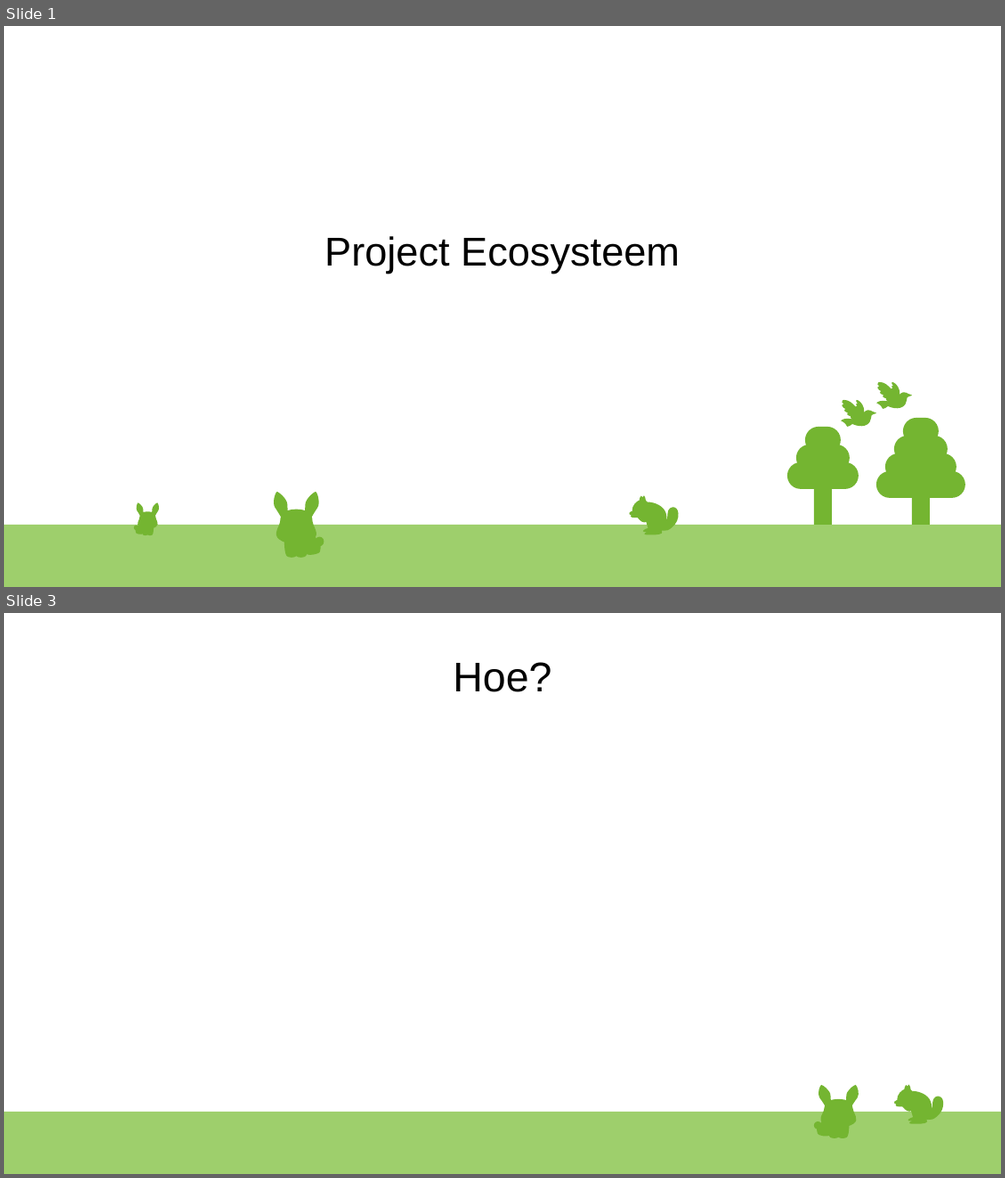
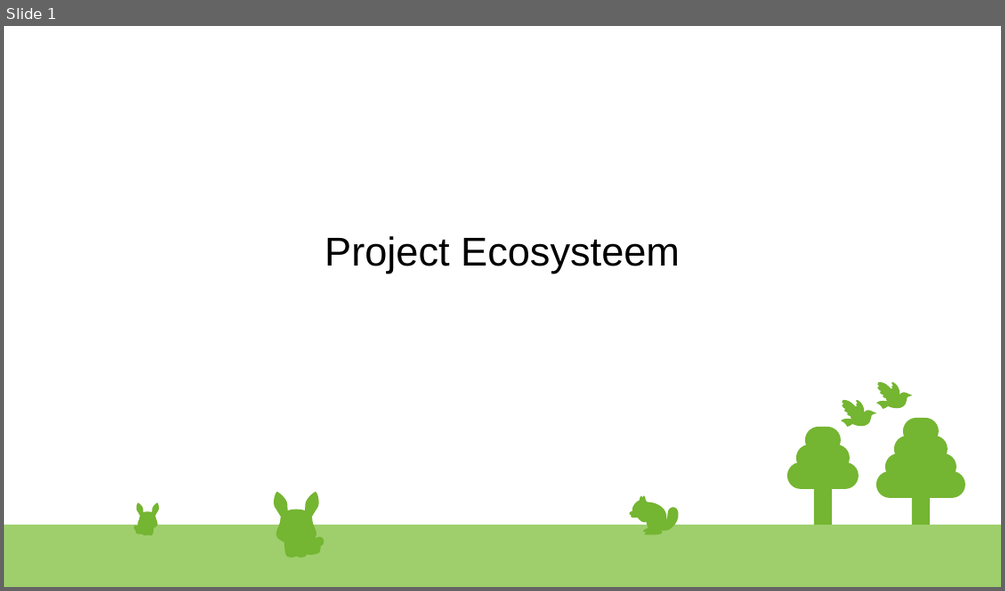
Before and after one commit to Mythicies/Mythicies, a slide deck: Dagbesteding/C++/Ecosystem/Design/Ecosystem presentatie.odp. Shown one above the other, each under a label of ours: slides 1 and 3 before the commit, slide 1 after it; the slides between them are not shown. The pictures are 1005x1178 and 1005x591 pixels, drawn with LibreOffice and Linux fonts; fonts in the diff are those of the drawing. Boxes give left, top, right and bottom in pixels: in the first picture for what was removed or moved away, otherwise in the second. Text is boxed around its words. In the diff, an @@ line names an element or a change of style, - is before the commit and + after.

```diff
--- a/Dagbesteding/C++/Ecosystem/Design/Ecosystem presentatie.odp
+++ b/Dagbesteding/C++/Ecosystem/Design/Ecosystem presentatie.odp
@@ slide 3 removed at (4,613,1001,1174), background #FFFFFF; not listed: 1 template element that a slide beside it also shows @@
@@ title removed at (453,662,551,692) @@
-Hoe?
@@ group removed at (815,1086,858,1138): 23 freeform shapes @@
@@ group removed at (894,1085,944,1124): 15 freeform shapes @@
```
Also in this commit, not shown: 2 slides changed, 2 slides added, 6 other files.
